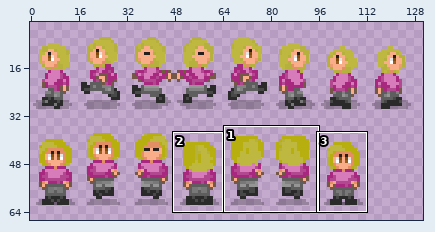
One commit to this sprite sheet: Assets/Resources/Characters/EmiltyAccountant/emilyspritesheetplaceholder.png. The picture above shows the old version from afar; the outline marks the close-up.
Close-up. The starting point:
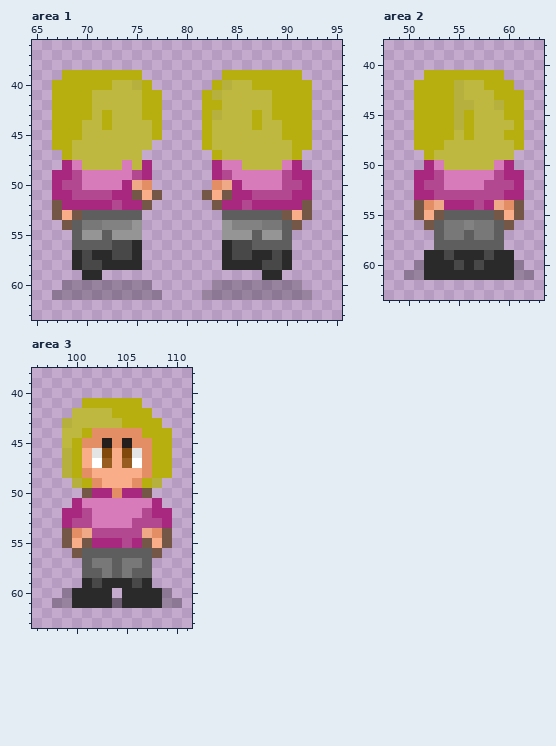
The file is 160x160 pixels. Colours within 5 levels of each other are drawn and written as one. Shown: area 1: x 65..95, y 36..63; area 2: x 48..63, y 38..63; area 3: x 96..111, y 38..63. The wide view leaves out empty margins. The commit also changed other parts of the picture, which this record leaves out.
After:
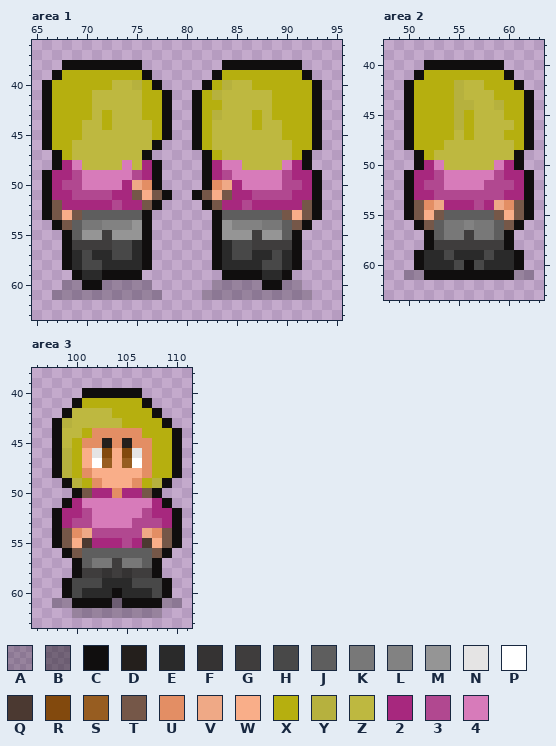
Palette (. is transparent): A #0404043c  B #0404046a  C #100e0e  D #241f1c  E #2a2a2a  F #353333  G #3f3d3d  H #484848  J #5e5e5e  K #787878  L #828282  M #959595  N #e5e4e4  P #ffffff  Q #4b3931  R #82490d  S #975d21  T #755748  U #e38e64  V #efa986  W #f9ae89  X #b6af0f  Y #b6b13e  Z #beb840  2 #a7287e  3 #b14890  4 #d77bba
The exact change:
Area 1:
There is now colour C in row 38 at x 68 to 75 and 84 to 91; in row 39 at x 67, 76, 83 and 92; in row 40 at x 66, 77, 82 and 93; in rows 41 to 45 at x 66, 78, 81 and 93; in row 46 at x 66, 77, 81 and 93; in row 47 at x 67, 76, 82 and 92.
There is now colour C in row 48 at x 67, 77, 82 and 92; in rows 49 to 50 at x 66, 77, 82 and 93; in row 51 at x 66, 78, 81 and 93; in row 52 at x 66, 77, 82 and 93; in row 53 at x 66, 76, 83 and 93; in row 54 at x 67, 76, 83 and 92.
There is now colour C in rows 55 to 58 at x 68, 76, 83 and 91; in row 59 at x 69, 72 to 75, 84 to 87 and 90.
The edit turns colour A into colour C in row 60 at x 70 to 71 and 88 to 89.
The edit turns colour J into colour G in row 55 at x 72 and 87; in row 56 at x 69 to 72 and 87 to 90.
Area 2:
There is now colour C in row 40 at x 52 to 59; in row 41 at x 51 and 60; in row 42 at x 50 and 61; in rows 43 to 48 at x 50 and 62; in rows 49 to 50 at x 51 and 61; in rows 51 to 55 at x 50 and 62.
There is now colour C in row 56 at x 51 and 61; in rows 57 to 58 at x 52 and 60; in row 59 at x 51 and 61.
The edit turns colour A into colour C in row 60 at x 51 and 61.
The edit turns colour E into colour C in row 60 at x 56; in row 61 at x 52 to 60.
The edit turns colour J into colour G in row 57 at x 56; in row 58 at x 53 to 59.
Area 3:
There is now colour A in row 62 at x 100 to 108.
There is now colour C in row 40 at x 101 to 106; in row 41 at x 100 and 107; in row 42 at x 99 and 108; in row 43 at x 98 and 109; in rows 44 to 48 at x 98 and 110; in row 49 at x 99 and 109.
There is now colour C in row 50 at x 100 and 108; in row 51 at x 99 and 109; in rows 52 to 55 at x 98 and 110; in row 56 at x 99 and 109; in rows 57 to 58 at x 100 and 108; in row 59 at x 99 and 109.
There is now colour C in row 60 at x 104.
The edit turns colour A into colour C in row 60 at x 99 and 109.
The edit turns colour E into colour C in row 61 at x 100 to 103 and 105 to 108.
The edit turns colour K into colour F in row 58 at x 103 and 105.
The edit turns colour J into colour G in row 57 at x 104; in row 58 at x 101 to 102, 104 and 106 to 107.
There is now colour H in row 59 at x 100 and 108.
The edit turns colour E into colour H in row 59 at x 101 and 107; in row 60 at x 100 and 108.
The edit turns colour T into colour Q in row 55 at x 101 and 107.
